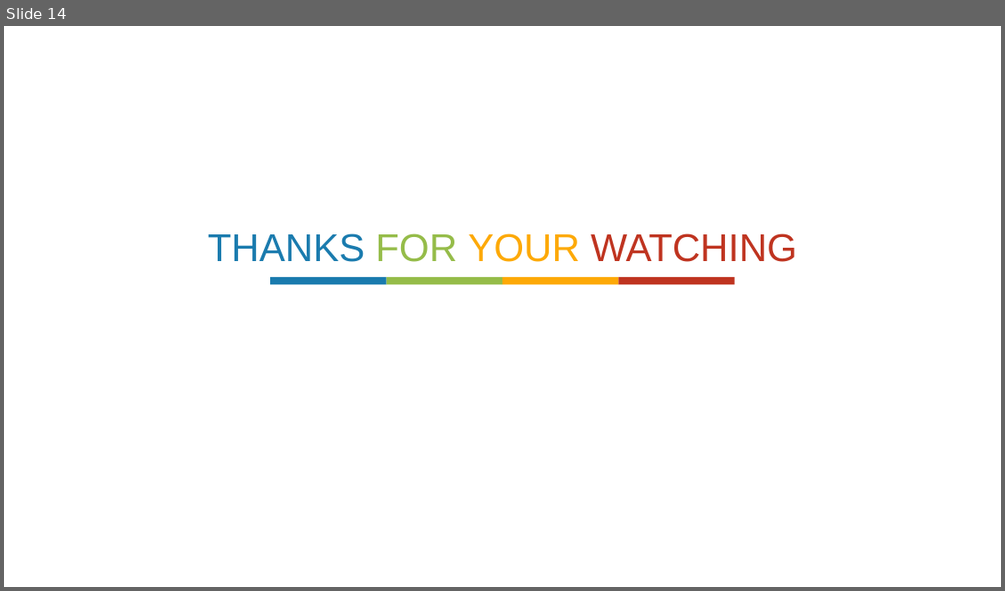
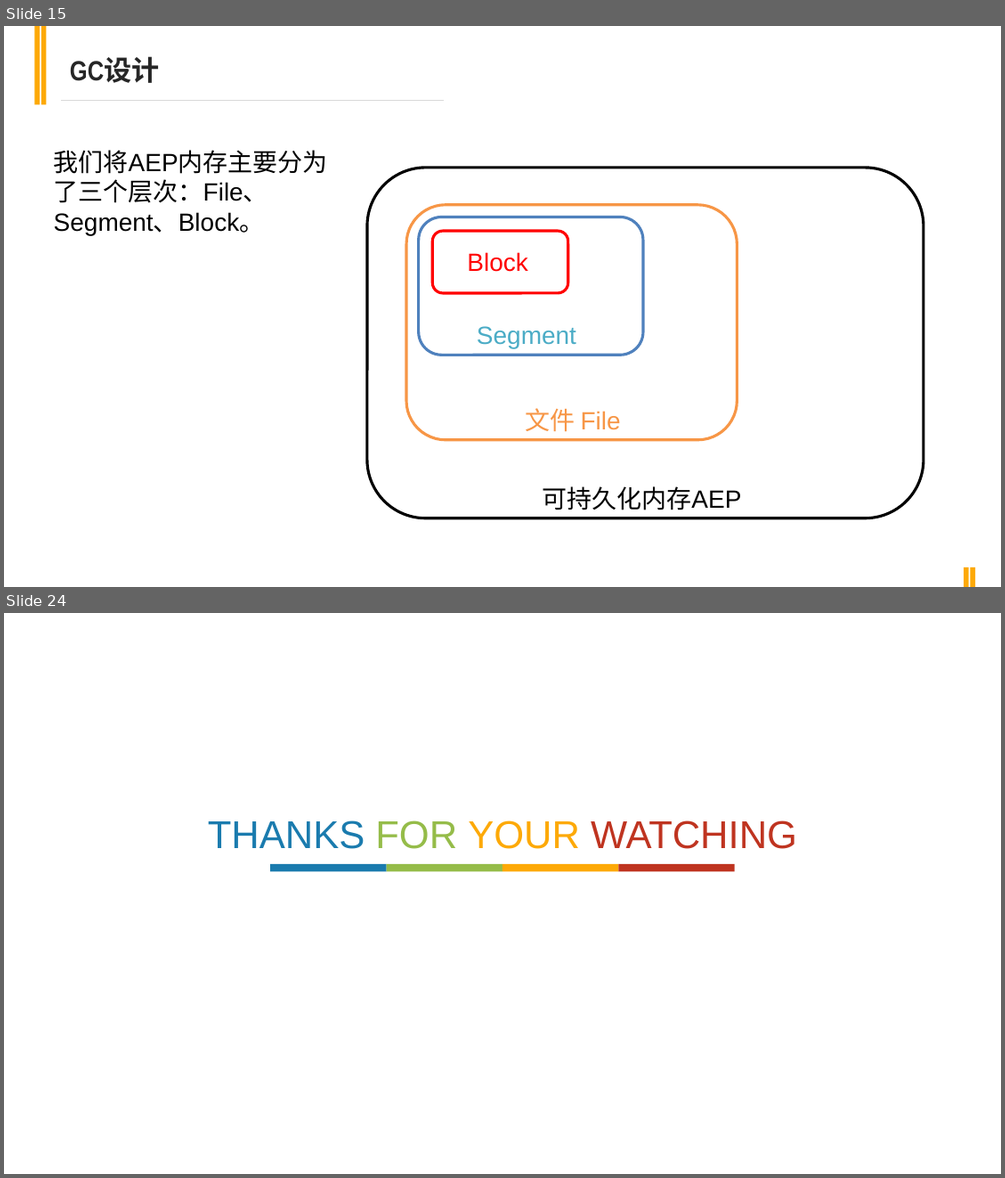
Before and after one commit to AndyShen105/aep-kv, a slide deck: doc/基于AEP的可持久化KV存储.pptx. Shown one above the other, each under a label of ours: slide 14 before the commit, slides 15 and 24 after it; the slides between them are not shown. The pictures are 1005x591 and 1005x1178 pixels, drawn with LibreOffice and Linux fonts; fonts in the diff are those of the drawing. Boxes give left, top, right and bottom in pixels: in the first picture for what was removed or moved away, otherwise in the second. Text is boxed around its words. In the diff, an @@ line names an element or a change of style, - is before the commit and + after.

```diff
--- a/doc/基于AEP的可持久化KV存储.pptx
+++ b/doc/基于AEP的可持久化KV存储.pptx
@@ slide 15 added at [4,26,1001,587], background #FFFFFF @@
@@ rectangle added at [35,26,40,104], fill #FDA907 @@
@@ rectangle added at [40,26,46,104], fill #FDA907 @@
@@ text added at [70,58,160,83], 20 pt, text #262626, bold @@
+GC设计
@@ line added from (61, 101) to (444, 101), #D9D9D9 0.75 pt @@
@@ text added at [54,150,328,235], 18 pt, text #000000 @@
+我们将AEP内存主要分为了三个层次：File、Segment、Block。
@@ rounded rectangle added at [367,168,923,518], fill #FFFFFF, outline #000000 2 pt @@
@@ rounded rectangle added at [406,204,737,440], fill #FFFFFF, outline #F79646 2 pt @@
@@ rounded rectangle added at [419,217,643,355], fill #FFFFFF, outline #4F81BD 2 pt @@
@@ rounded rectangle added at [433,231,568,292], fill #FFFFFF, outline #FF0000 2 pt @@
@@ text added at [467,252,527,272], 18 pt, text #FF0000 @@
+Block
@@ text added at [477,326,576,348], 18 pt, text #4BACC6 @@
+Segment
@@ text added at [525,408,621,432], 18 pt, text #F79646 @@
+文件 File
@@ text added at [542,486,741,510], 18 pt, text #000000 @@
+可持久化内存AEP
@@ rectangle added at [964,567,969,587], fill #FDA907 @@
@@ rectangle added at [970,567,975,587], fill #FDA907 @@
@@ what was slide 14 is now slide 24 @@
```
Also in this commit, not shown: 6 slides changed, 15 other slides added, 6 slides removed, 1 other file.
